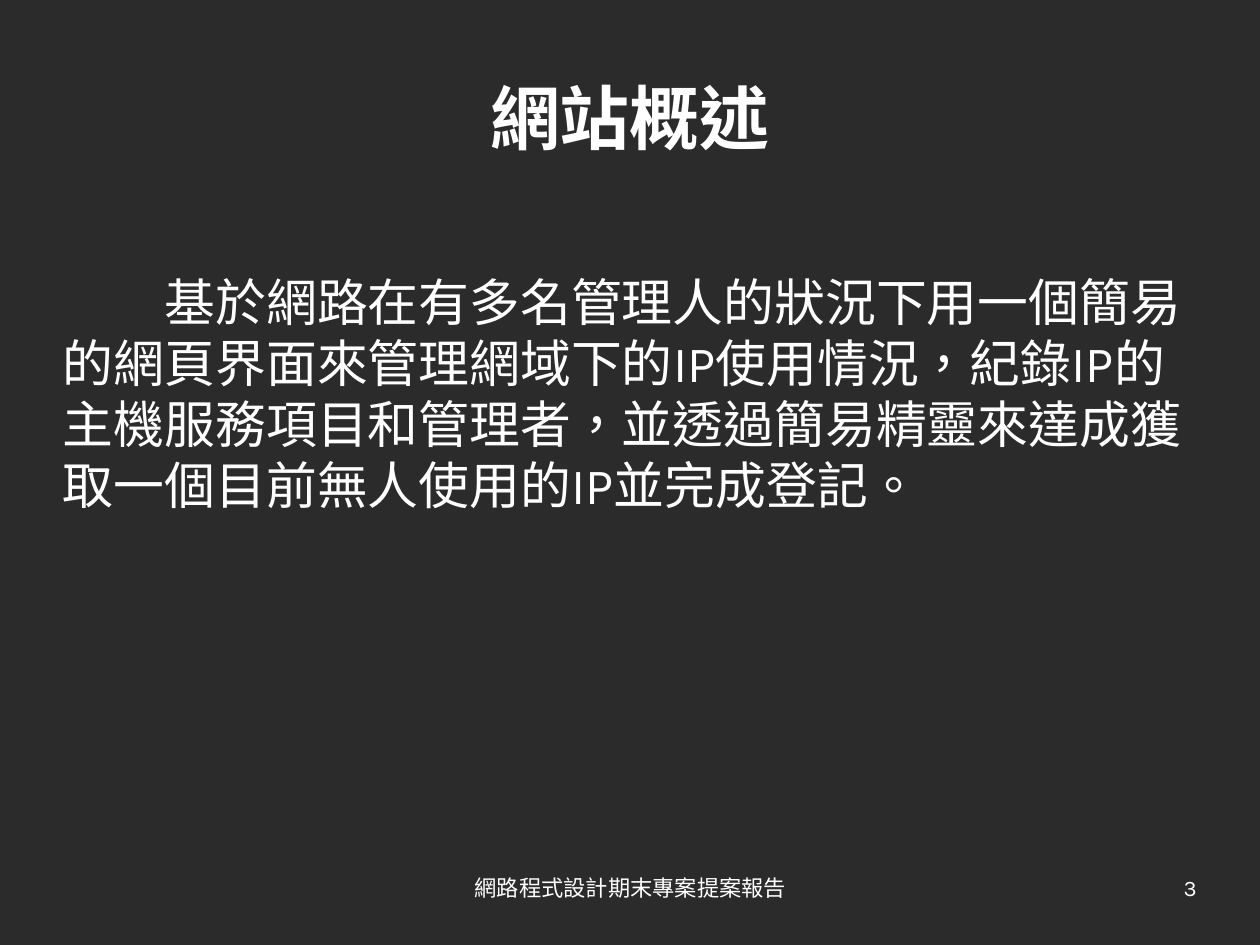
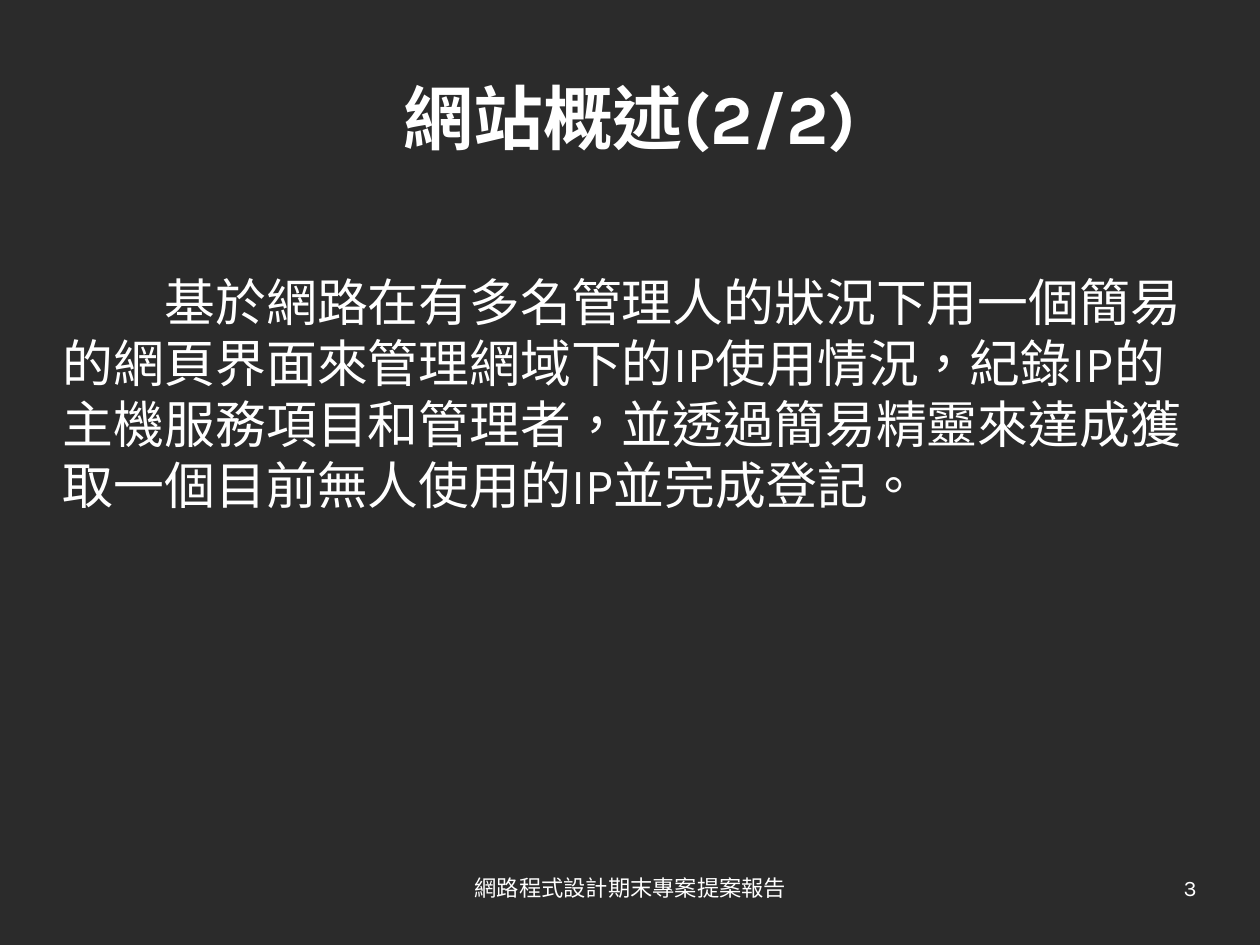
Before and after one commit to brlin-tw/NetAdminIPTableCorporate, a slide deck: slide 3 of Resources/Manual/Project_manual.odp. Drawn at 1260x945 pixels with LibreOffice and Linux fonts; fonts in the diff are those of the drawing; background and template pictures are left out; a plain dark background stands for a picture behind light text. Boxes give left, top, right and bottom in pixels: in the first picture for what was removed or moved away, otherwise in the second. Text is boxed around its words. In the diff, an @@ line names an element or a change of style, - is before the commit and + after.

```diff
--- a/Resources/Manual/Project_manual.odp
+++ b/Resources/Manual/Project_manual.odp
@@ title at [403,84,856,152]: text changed @@
-網站概述
+網站概述(2/2)
```
Also in this commit, not shown: 4 other slides changed, 1 other file.
